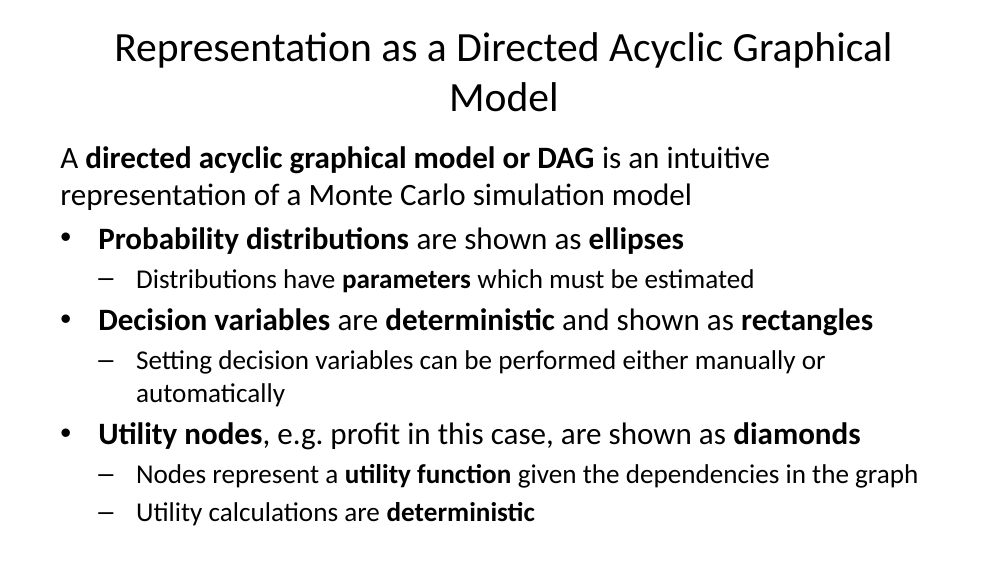
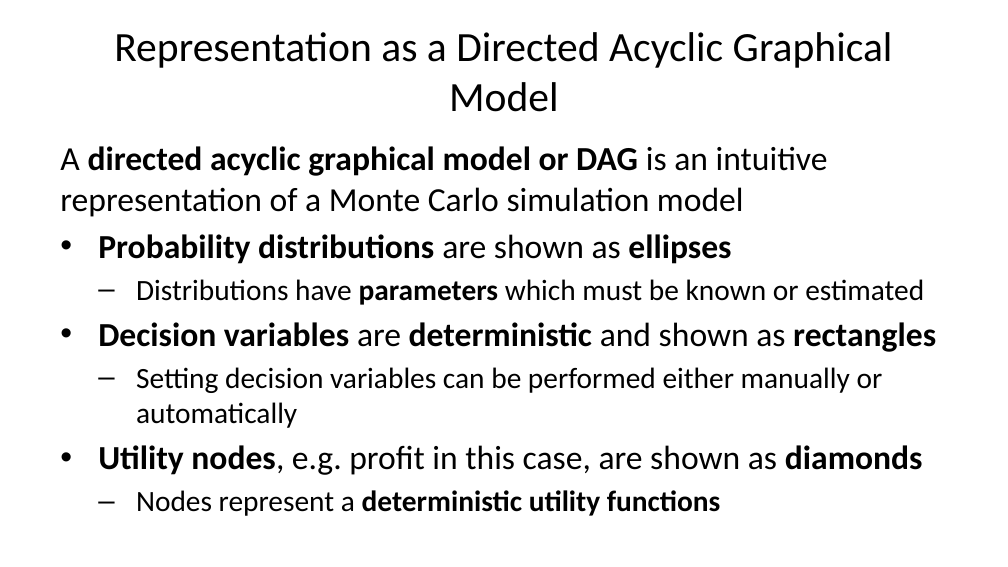
Before and after one commit to StephenElston/CSCI-E-83, a slide deck: slide 46 of LectureSlides/04_SamplingAndSimulation.pptx. Drawn at 1008x567 pixels with LibreOffice and Linux fonts; fonts in the diff are those of the drawing. Boxes give left, top, right and bottom in pixels: in the first picture for what was removed or moved away, otherwise in the second. Text is boxed around its words. In the diff, an @@ line names an element or a change of style, - is before the commit and + after.

Commit message:
Numerous improvements and typo corrections to slides

```diff
--- a/LectureSlides/04_SamplingAndSimulation.pptx
+++ b/LectureSlides/04_SamplingAndSimulation.pptx
@@ text at box(60, 146, 936, 475): size 22.2 to 24 pt in "A directed acyclic graphical model or DAG ...", "Probability distributions are shown as ellipses", "Decision variables are deterministic and shown as ...", "Utility nodes, e.g. profit in this case, ..."; size 19.4 to 21 pt in "Setting decision variables can be performed either ..." @@
@@ text at box(136, 279, 924, 305): text changed; size 19.4 to 21 pt @@
-  – Distributions have parameters which must be estimated
+  – Distributions have parameters which must be known or estimated
@@ text at box(136, 490, 721, 516): text changed; size 19.4 to 21 pt; bold on @@
-  – Nodes represent a utility function given the dependencies in the graph
-  – Utility calculations are deterministic
+  – Nodes represent a deterministic utility functions
```
Also in this commit, not shown: 27 other slides changed.
